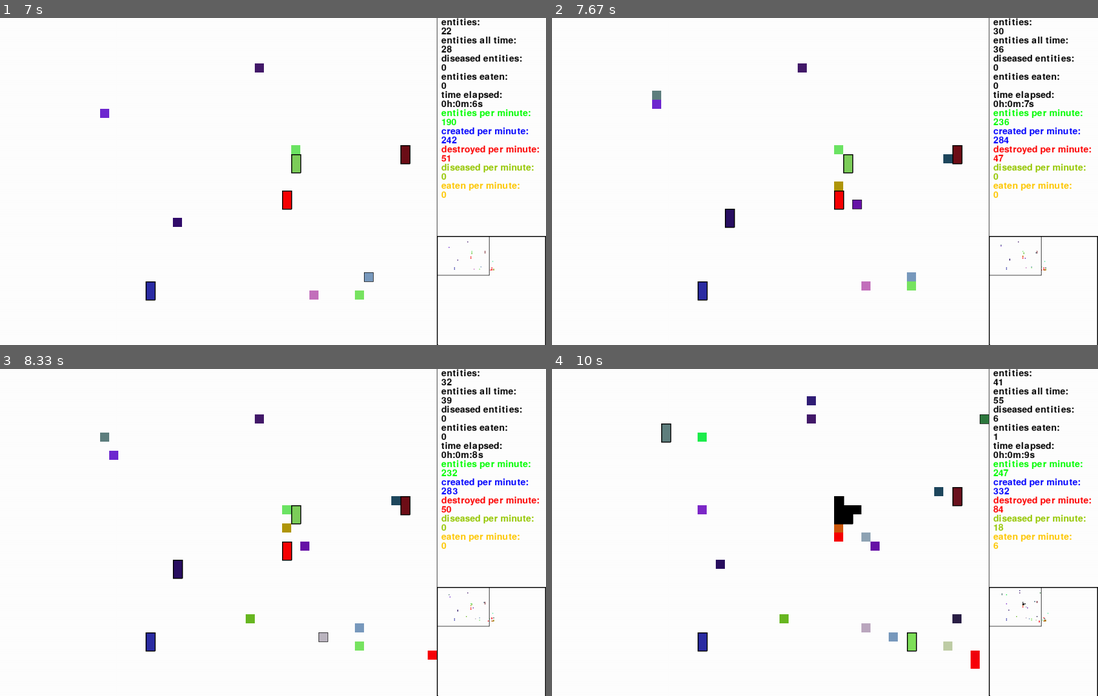
Above: before the commit, frames 1-4 (two rows, left to right).
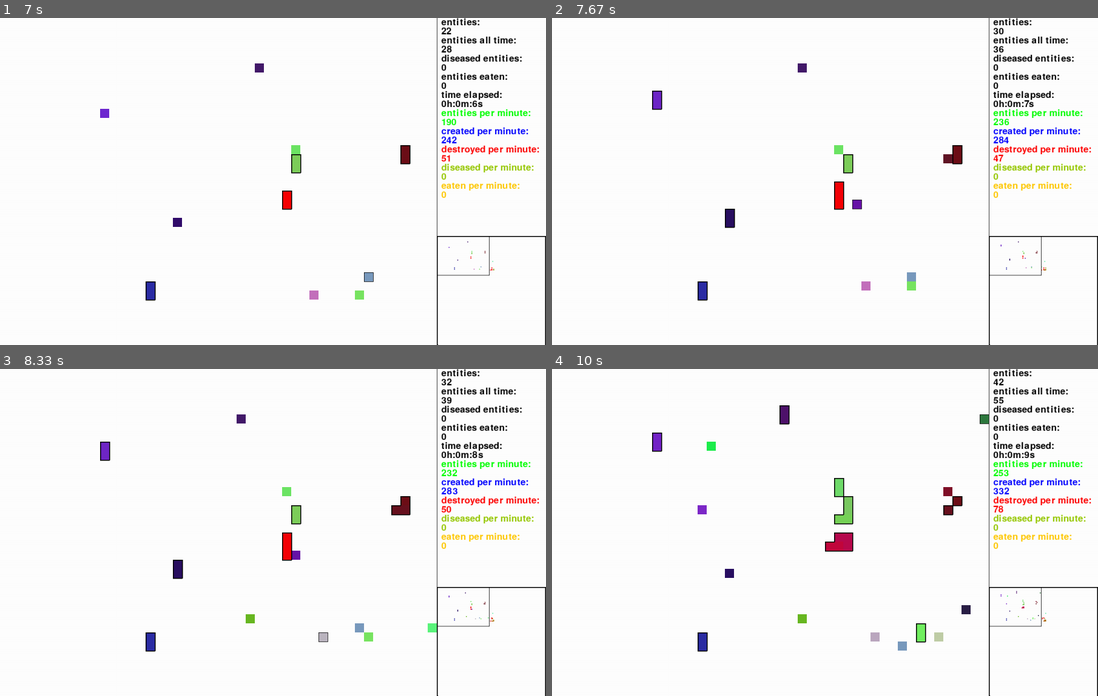
Above: after the commit, the same moments.

Repository: sbwhitt/pygame-life-simulation
Game: pygame game, started from main.py
The game is run twice, just before and just after one commit, with the same random seed, the same clock (stepped at 60 frames per second) and the same inputs.
Inputs (mouse positions are in pixels of both pictures, inside the frame that each line leads up to):
- Up to frame 1 (7 s): click (273, 181) at 0.38 s; tap Enter at 0.67 s; tap 1 at 1.07, 1.37 s; click (475, 295) at 1.08 s; tap 3 at 1.15 s; right-click (273, 220) at 1.55 s; click (480, 305) at 1.88 s; click (382, 155) at 2.22 s; click (442, 174) at 2.55 s; click (464, 243) at 2.88 s; click (294, 168) at 3.22 s; click (469, 256) at 3.55 s; click (109, 302) at 3.88 s; tap X at 4.17 s; click (305, 273) at 4.55 s; click (147, 292) at 4.88 s; click (163, 230) at 5.22 s; click (92, 112) at 5.55 s; click (251, 70) at 5.88 s; click (469, 220) at 6.22 s; click (354, 295) at 6.55 s; click (371, 279) at 6.88 s
- Up to frame 2 (7.67 s): click (988, 273) at 7.22 s; click (857, 207) at 7.55 s
- Up to frame 3 (8.33 s): click (245, 617) at 7.88 s; click (322, 637) at 8.22 s
- Up to frame 4 (10 s): click (699, 450) at 8.55 s; click (950, 633) at 8.88 s; click (966, 617) at 9.22 s; click (704, 509) at 9.55 s; click (977, 418) at 9.88 s

Frame 1 is identical in both runs. In frame 2, 0.2% of the frame differs, in the area x 18-91%, y 22-77%; in frame 3, 0.9%; in frame 4, 2.6%, in the area x 18-91%, y 2-92%.

Commit message:
revert disease rate change

Diff:
--- a/src/entity.py
+++ b/src/entity.py
@@ -33,7 +33,7 @@
         spawn_loc = self._choose_spawn_location()
         if (self.dna.nourished or r == 1) and not self.dna.diseased and spawn_loc:
             offspring = Entity(spawn_loc[0], spawn_loc[1])
-            if random.randint(1, 10) == 1:
+            if random.randint(1, 400) == 1:
                 # chance to mutate diseased into a new random color
                 offspring.dna.mutate()
             else:
